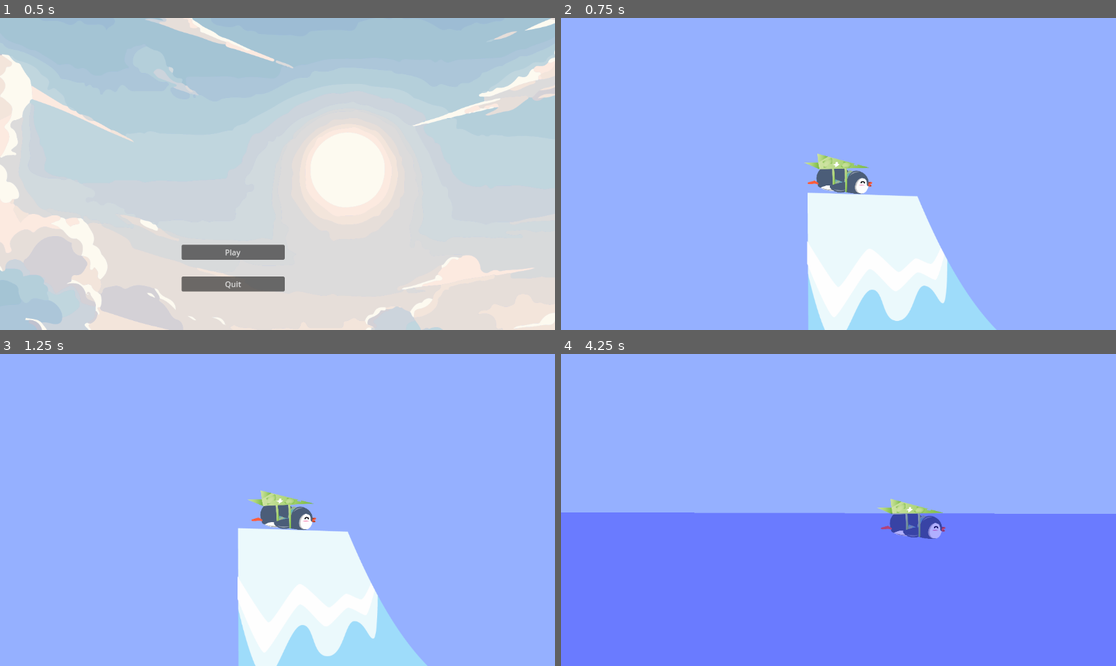
Above: before the commit, frames 1-4 (two rows, left to right).
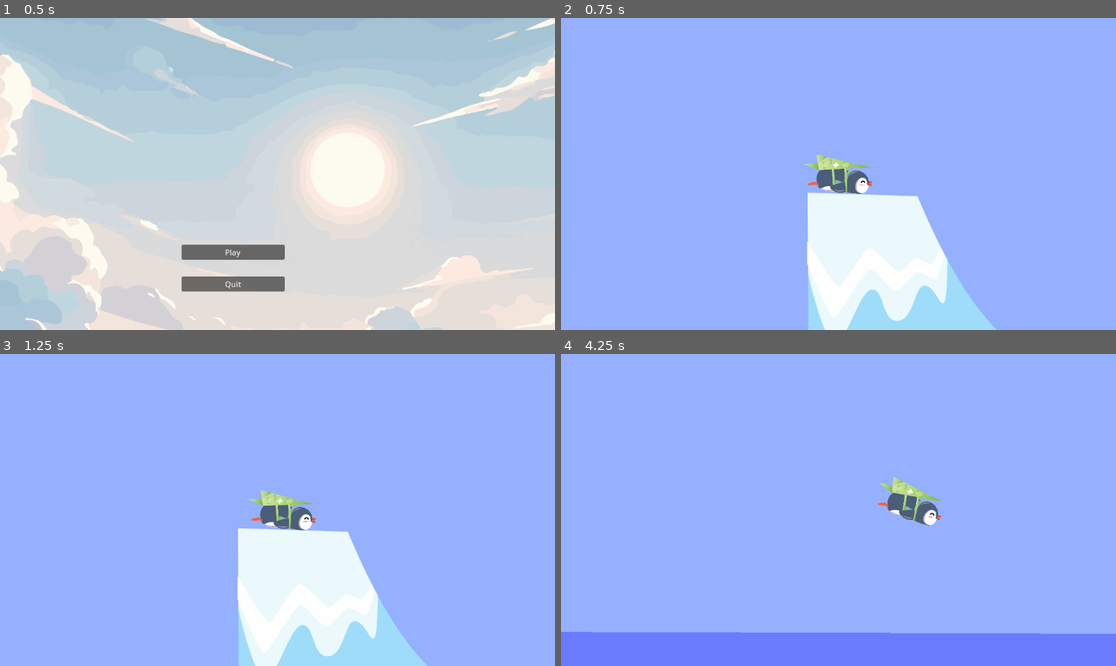
Above: after the commit, the same moments.

Repository: ilietodirascu/Penguin
Game: Godot game, scene res://scenes/menu.tscn
Two runs of this game, one before a commit and one after it. Both use one fixed random seed, a clock stepped at 60 frames per second and the inputs below.
Inputs:
- Up to frame 1 (0.5 s): no input
- Up to frame 2 (0.75 s): click "Play" at 0.5 s
- Up to frame 3 (1.25 s): no input
- Up to frame 4 (4.25 s): hold Space (apply_boost) 1.28-2.03 s; hold Right (ui_right) 1.28-2.78 s; tap Space (apply_boost) at 2.1, 3.6 s; hold Left (ui_left) 2.78-3.53 s; hold Space (apply_boost) 2.78-3.53 s; hold Right (ui_right) from 3.53 s (still down)

Frame 1 is identical in both runs. In frame 2, 0.2% of the frame differs, in the area x 43-57%, y 43-57%; in frame 3, 0.1%; in frame 4, 39%, in the area x 0-100%, y 39-90%.

Commit message:
fixed the booster

Diff:
--- a/scripts/rb_penguin.gd
+++ b/scripts/rb_penguin.gd
@@ -6,7 +6,7 @@
 var raycast:RayCast2D = null
 var direction : Vector2
 var gravity_vector = Vector2(0,1)
-const air_gravity_scale = 2.0
+const ramp_gravity_scale = 2.0
 var boost_strength = 300
 
 var is_on_ramp = true
@@ -26,10 +26,9 @@
 
 	raycasting_process(delta)
 
-	if !is_on_ramp && !touch_water:
-		set_gravity_scale(air_gravity_scale)
-
-	if touch_water:
+	if is_on_ramp:
+		set_gravity_scale(ramp_gravity_scale)
+	else:
 		reset_gravity()
 
 	apply_central_impulse(direction * glideForce)
@@ -90,7 +89,7 @@
 
 func _on_wota_2_body_exited(body):
 	linear_velocity.y = 0.4 * linear_velocity.y
-	if linear_velocity.y > -80:
+	if linear_velocity.y > -80 && touch_water:
 		get_tree().change_scene_to_file("res://scenes/upgrades.tscn")
 
 func _on_wota_2_body_entered(body):
